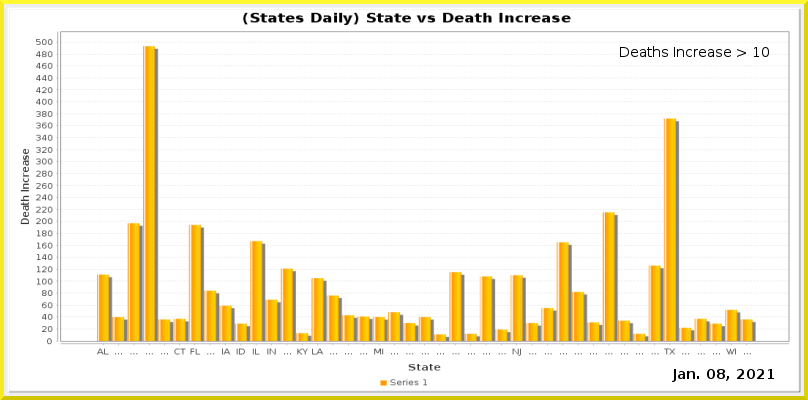
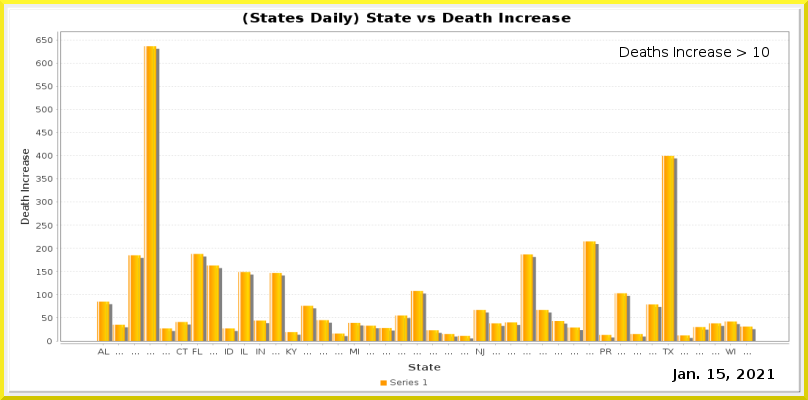
Layered file, before and after one edit (808×400). Changes by layer:
painted on "Current Date" over (707, 369, 725, 379)
painted on "Date_vs_TestIncrease.png" over (36, 37, 789, 356)
